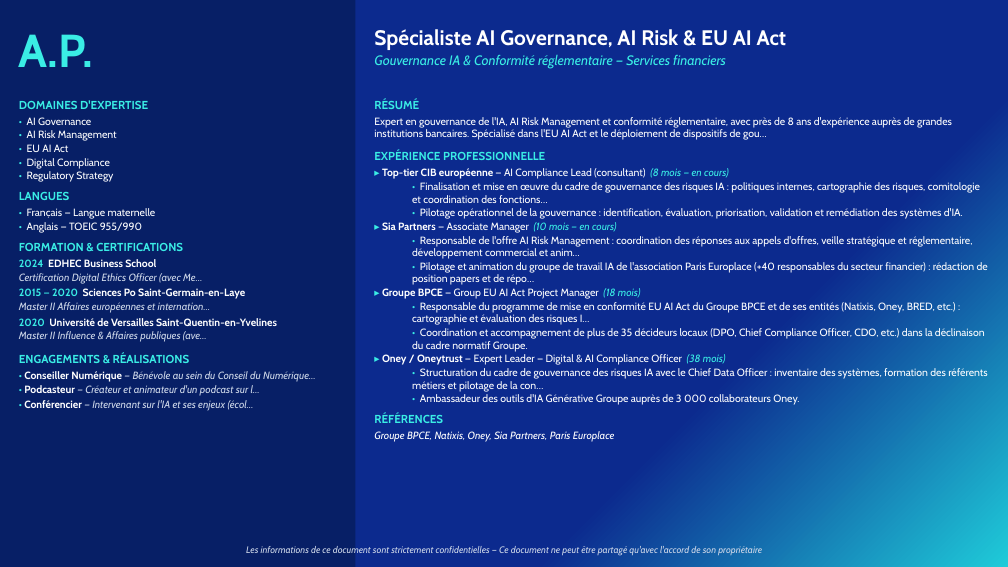
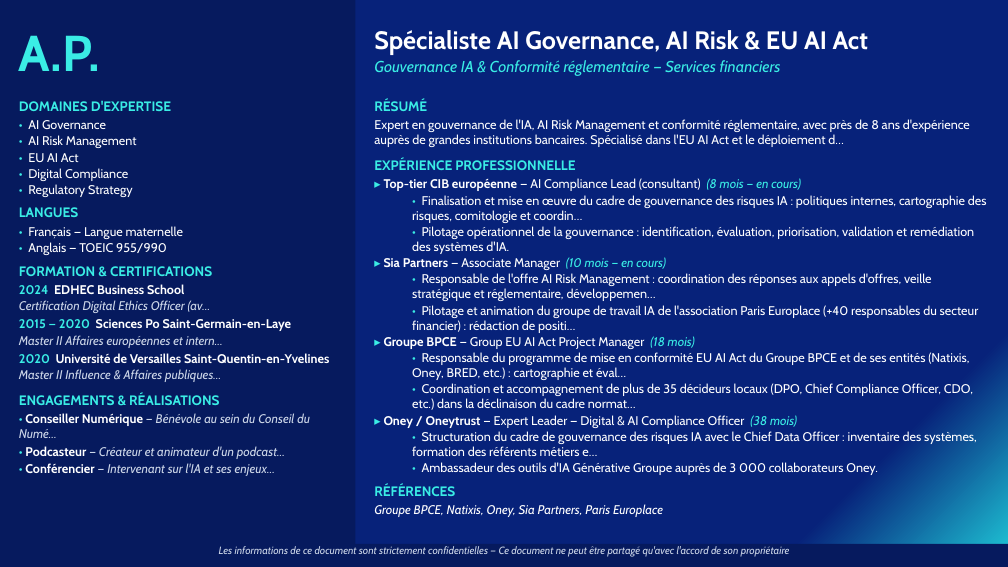
Before and after one commit to insidebankingfrance-rgb/G-n-rateur-de-CV, a slide deck: slide 1 of outputs/A.P._ai_governance.pptx. Drawn at 1008x567 pixels with LibreOffice and Linux fonts; fonts in the diff are those of the drawing. Boxes give left, top, right and bottom in pixels: in the first picture for what was removed or moved away, otherwise in the second. Text is boxed around its words. In the diff, an @@ line names an element or a change of style, - is before the commit and + after.

```diff
--- a/outputs/A.P._ai_governance.pptx
+++ b/outputs/A.P._ai_governance.pptx
@@ rectangle at bbox=[0, 0, 1008, 567]: fill gradient #0C2A8E to #1FCBD9 to gradient #07227A to #1FCBD9 @@
@@ rectangle at bbox=[0, 0, 355, 567]: fill #071F66 to #061A5E @@
@@ text "A.P." at bbox=[19, 35, 100, 71]: size 44 to 48 pt @@
@@ text "Spécialiste AI Governance, AI Risk ..." at bbox=[374, 30, 868, 76]: size 20 to 24 pt in "Spécialiste AI Governance, AI Risk & EU ..."; size 13 to 15 pt in "Gouvernance IA & Conformité réglementaire — Services ..." @@
@@ text at bbox=[19, 100, 329, 405]: size 11 to 13 pt in "DOMAINES D'EXPERTISE", "LANGUES", "FORMATION & CERTIFICATIONS", "ENGAGEMENTS & RÉALISATIONS"; size 10 to 12 pt in "• AI Governance", "• AI Risk Management", "• EU AI Act", "• Digital Compliance" and 6 more places @@
@@ text at bbox=[374, 119, 970, 147]: text changed; size 10 to 12 pt @@
-Expert en gouvernance de l'IA, AI Risk Management et conformité réglementaire, avec près de 8 ans d'expérience auprès de grandes institutions bancaires. Spécialisé dans l'EU AI Act et le déploiement de dispositifs de gou…
+Expert en gouvernance de l'IA, AI Risk Management et conformité réglementaire, avec près de 8 ans d'expérience auprès de grandes institutions bancaires. Spécialisé dans l'EU AI Act et le déploiement d…
@@ text at bbox=[374, 99, 974, 517]: size 11 to 13 pt in "RÉSUMÉ", "EXPÉRIENCE PROFESSIONNELLE", "RÉFÉRENCES"; size 10 to 12 pt in "▸ Top-tier CIB européenne — AI Compliance ...", "• Pilotage opérationnel de la gouvernance : ...", "▸ Sia Partners — Associate Manager (10 ...", "▸ Groupe BPCE — Group EU AI ..." and 3 more places @@
@@ text at bbox=[412, 195, 987, 223]: text changed; size 10 to 12 pt @@
-  • Finalisation et mise en œuvre du cadre de gouvernance des risques IA : politiques internes, cartographie des risques, comitologie et coordination des fonctions…
+  • Finalisation et mise en œuvre du cadre de gouvernance des risques IA : politiques internes, cartographie des risques, comitologie et coordin…
@@ text at bbox=[412, 273, 979, 333]: text changed; size 10 to 12 pt @@
-  • Responsable de l'offre AI Risk Management : coordination des réponses aux appels d'offres, veille stratégique et réglementaire, développement commercial et anim…
-  • Pilotage et animation du groupe de travail IA de l'association Paris Europlace (+40 responsables du secteur financier) : rédaction de position papers et de répo…
+  • Responsable de l'offre AI Risk Management : coordination des réponses aux appels d'offres, veille stratégique et réglementaire, développemen…
+  • Pilotage et animation du groupe de travail IA de l'association Paris Europlace (+40 responsables du secteur financier) : rédaction de positi…
@@ text at bbox=[19, 300, 211, 313]: text changed; size 10 to 12 pt @@
-Certification Digital Ethics Officer (avec Me…
+Certification Digital Ethics Officer (av…
@@ text at bbox=[19, 335, 223, 348]: text changed; size 10 to 12 pt @@
-Master II Affaires européennes et internation…
+Master II Affaires européennes et intern…
@@ text at bbox=[412, 352, 973, 410]: text changed; size 10 to 12 pt @@
-  • Responsable du programme de mise en conformité EU AI Act du Groupe BPCE et de ses entités (Natixis, Oney, BRED, etc.) : cartographie et évaluation des risques I…
-  • Coordination et accompagnement de plus de 35 décideurs locaux (DPO, Chief Compliance Officer, CDO, etc.) dans la déclinaison du cadre normatif Groupe.
+  • Responsable du programme de mise en conformité EU AI Act du Groupe BPCE et de ses entités (Natixis, Oney, BRED, etc.) : cartographie et éval…
+  • Coordination et accompagnement de plus de 35 décideurs locaux (DPO, Chief Compliance Officer, CDO, etc.) dans la déclinaison du cadre normat…
@@ text at bbox=[19, 369, 221, 382]: text changed; size 10 to 12 pt @@
-Master II Influence & Affaires publiques (ave…
+Master II Influence & Affaires publiques…
@@ text at bbox=[19, 413, 310, 476]: text changed; size 10 to 12 pt @@
-• Conseiller Numérique — Bénévole au sein du Conseil du Numérique…
-• Podcasteur — Créateur et animateur d'un podcast sur l…
-• Conférencier — Intervenant sur l'IA et ses enjeux (écol…
+• Conseiller Numérique — Bénévole au sein du Conseil du Numé…
+• Podcasteur — Créateur et animateur d'un podcast…
+• Conférencier — Intervenant sur l'IA et ses enjeux…
@@ text at bbox=[412, 431, 977, 456]: text changed; size 10 to 12 pt @@
-  • Structuration du cadre de gouvernance des risques IA avec le Chief Data Officer : inventaire des systèmes, formation des référents métiers et pilotage de la con…
+  • Structuration du cadre de gouvernance des risques IA avec le Chief Data Officer : inventaire des systèmes, formation des référents métiers e…
@@ rectangle added at bbox=[0, 544, 1008, 567], fill #061A5E @@
@@ text "Les informations de ce document ..." at bbox=[219, 546, 790, 557]: size 9 to 10 pt @@
```
Also in this commit, not shown: 1 other slide changed, 4 other files.
